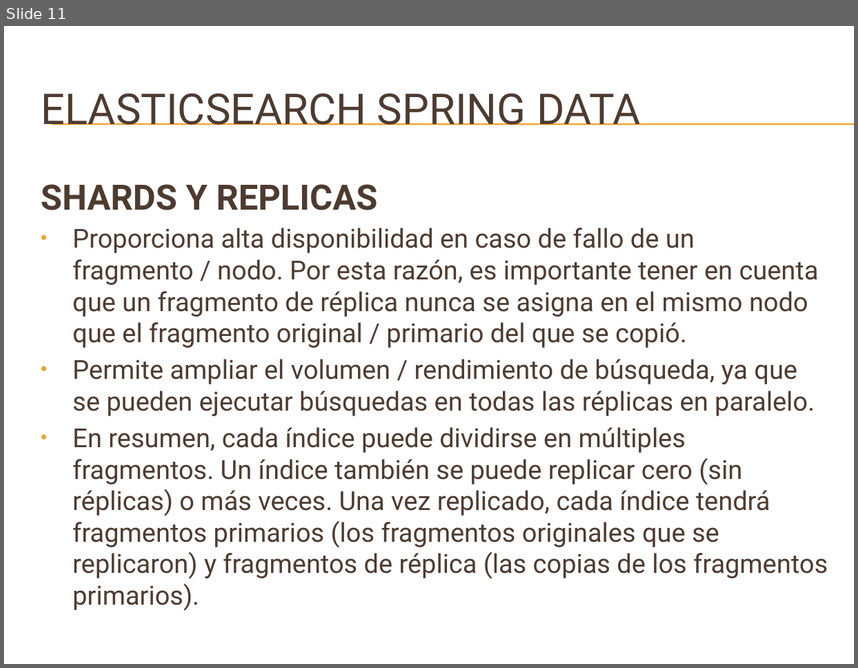
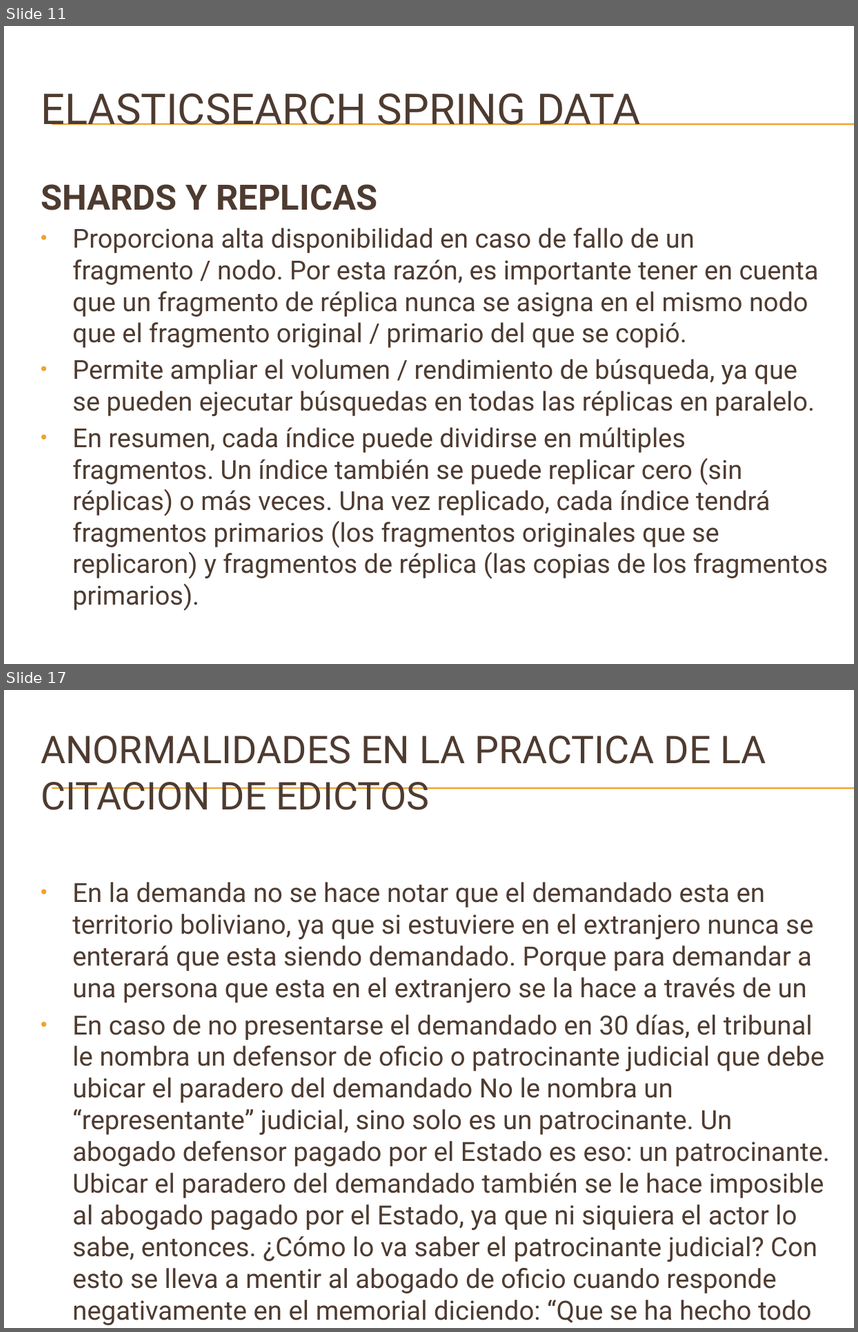
Before and after one commit to danielrpg/searchEngineAPI, a slide deck: document/ELASTICSEARCH SPRING DATA04.pptx. Shown one above the other, each under a label of ours: slide 11 before the commit, slides 11 and 17 after it; the slides between them are not shown. The pictures are 858x668 and 858x1332 pixels, drawn with LibreOffice and Linux fonts; fonts in the diff are those of the drawing; background and template pictures are left out. Boxes give left, top, right and bottom in pixels: in the first picture for what was removed or moved away, otherwise in the second. Text is boxed around its words. In the diff, an @@ line names an element or a change of style, - is before the commit and + after.

```diff
--- a/document/ELASTICSEARCH SPRING DATA04.pptx
+++ b/document/ELASTICSEARCH SPRING DATA04.pptx
@@ slide 17 added at bbox=[4, 690, 854, 1328], background picture (left out); not listed: 2 template elements that a slide beside it also shows @@
@@ title added at bbox=[41, 736, 766, 810], 32.4 pt, text #4E3B30 @@
+ANORMALIDADES EN LA PRACTICA DE LA CITACION DE EDICTOS
@@ text added at bbox=[72, 882, 830, 1325], 22.4 pt, text #4E3B30 @@
+• En la demanda no se hace notar que el demandado esta en territorio boliviano, ya que si estuviere en el extranjero nunca se enterará que esta siendo demandado. Porque para demandar a una persona que esta en el extranjero se la hace a través de un
+• En caso de no presentarse el demandado en 30 días, el tribunal le nombra un defensor de oficio o patrocinante judicial que debe ubicar el paradero del demandado No le nombra un “representante” judicial, sino solo es un patrocinante. Un abogado defensor pagado por el Estado es eso: un patrocinante. Ubicar el paradero del demandado también se le hace imposible al abogado pagado por el Estado, ya que ni siquiera el actor lo sabe, entonces. ¿Cómo lo va saber el patrocinante judicial? Con esto se lleva a mentir al abogado de oficio cuando responde negativamente en el memorial diciendo: “Que se ha hecho todo lo posible para ubicar el paradero del demandado”.
```
Also in this commit, not shown: 1 slide changed, 6 other slides added, 10 other files.
